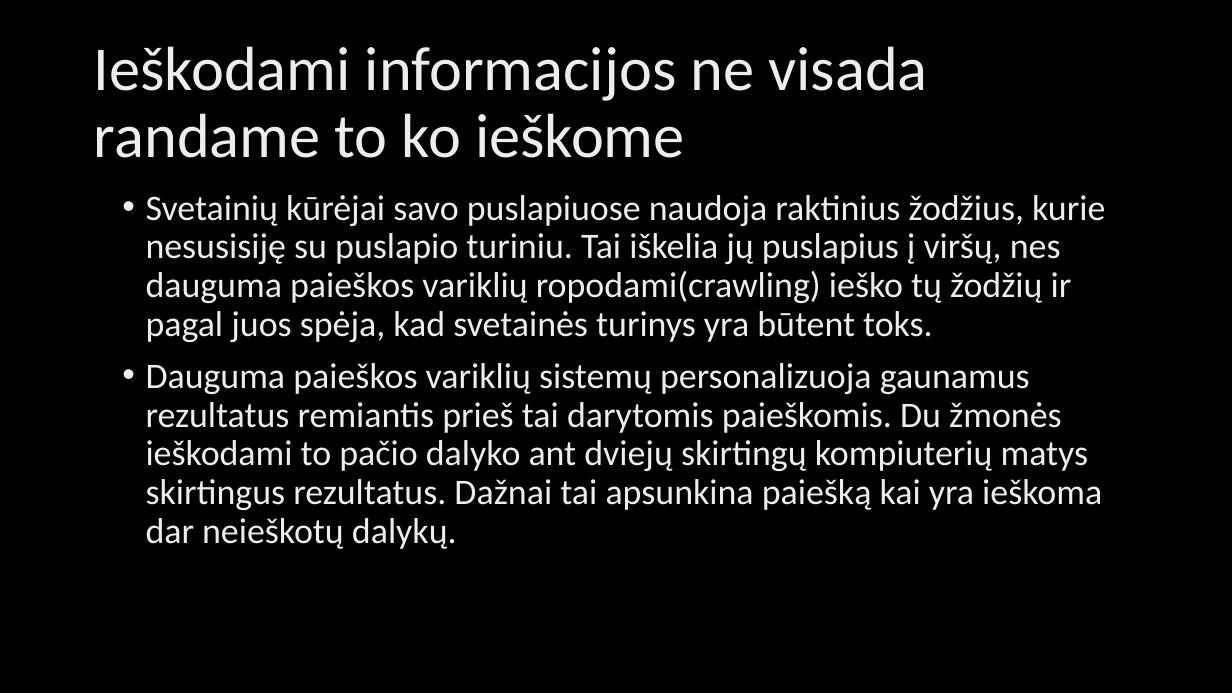
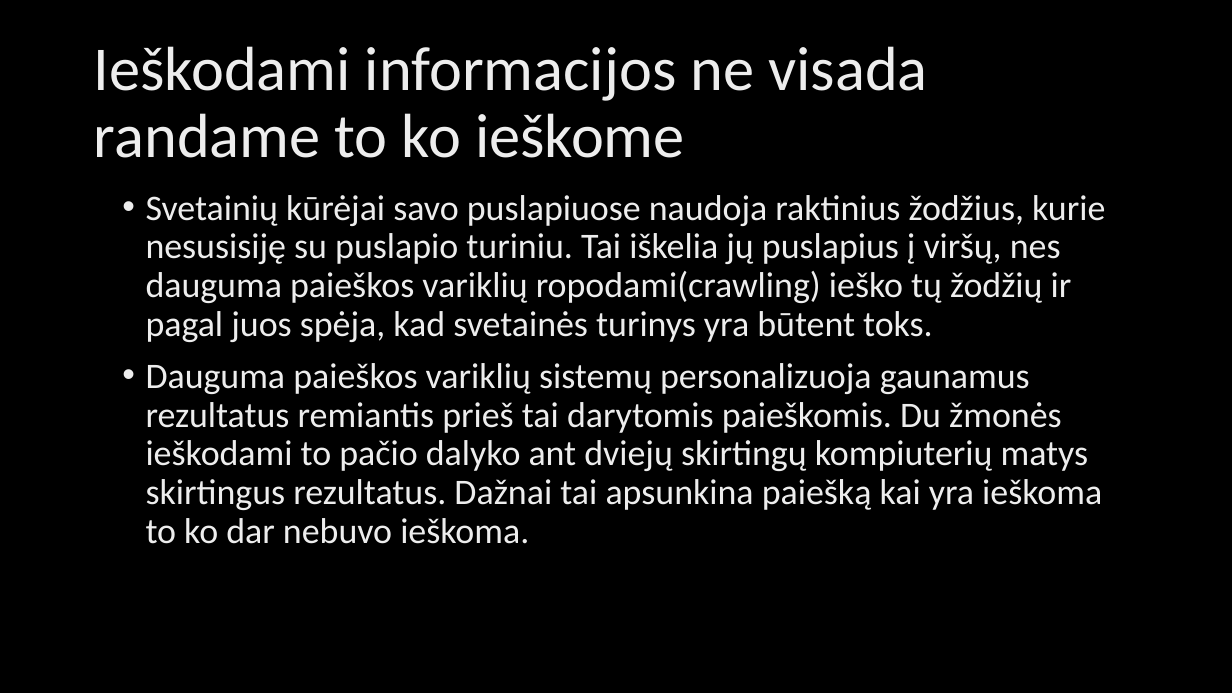
Before and after one commit to MariusKra/InformaciniuSistemuProjektas, a slide deck: slide 2 of IIS pristatymas/Žiniatinklio paieškos rezultatų kokybės vertinimas.pptx. Drawn at 1232x693 pixels with LibreOffice and Linux fonts; fonts in the diff are those of the drawing; background and template pictures are left out. Boxes give left, top, right and bottom in pixels: in the first picture for what was removed or moved away, otherwise in the second. Text is boxed around its words. In the diff, an @@ line names an element or a change of style, - is before the commit and + after.

```diff
--- a/IIS pristatymas/Žiniatinklio paieškos rezultatų kokybės vertinimas.pptx
+++ b/IIS pristatymas/Žiniatinklio paieškos rezultatų kokybės vertinimas.pptx
@@ text at [146, 363, 1102, 544]: text changed @@
-• Dauguma paieškos variklių sistemų personalizuoja gaunamus rezultatus remiantis prieš tai darytomis paieškomis. Du žmonės ieškodami to pačio dalyko ant dviejų skirtingų kompiuterių matys skirtingus rezultatus. Dažnai tai apsunkina paiešką kai yra ieškoma dar neieškotų dalykų.
+• Dauguma paieškos variklių sistemų personalizuoja gaunamus rezultatus remiantis prieš tai darytomis paieškomis. Du žmonės ieškodami to pačio dalyko ant dviejų skirtingų kompiuterių matys skirtingus rezultatus. Dažnai tai apsunkina paiešką kai yra ieškoma to ko dar nebuvo ieškoma.
```
Also in this commit, not shown: 2 other slides changed, 20 slides added, 7 slides removed.
